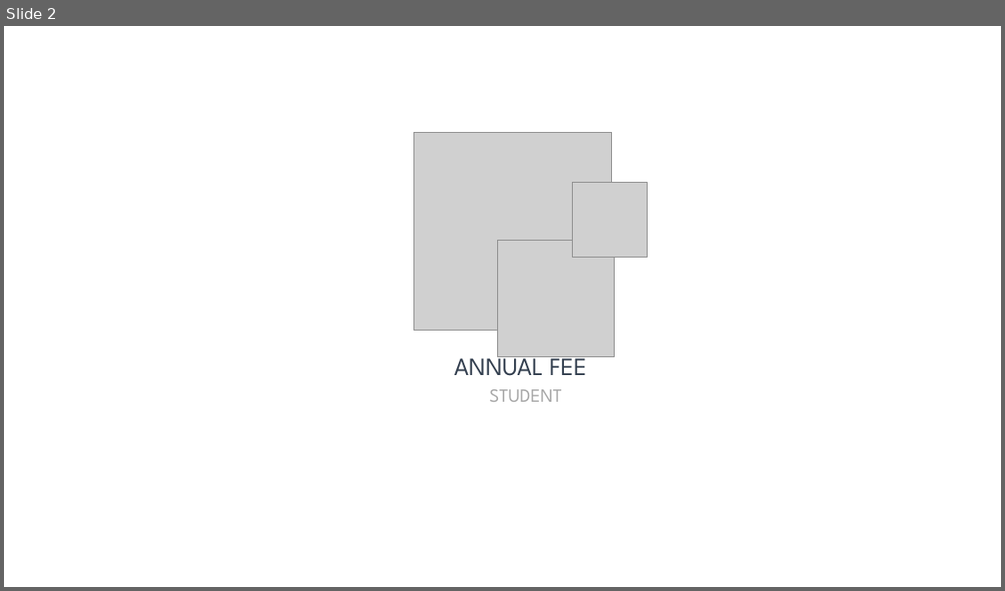
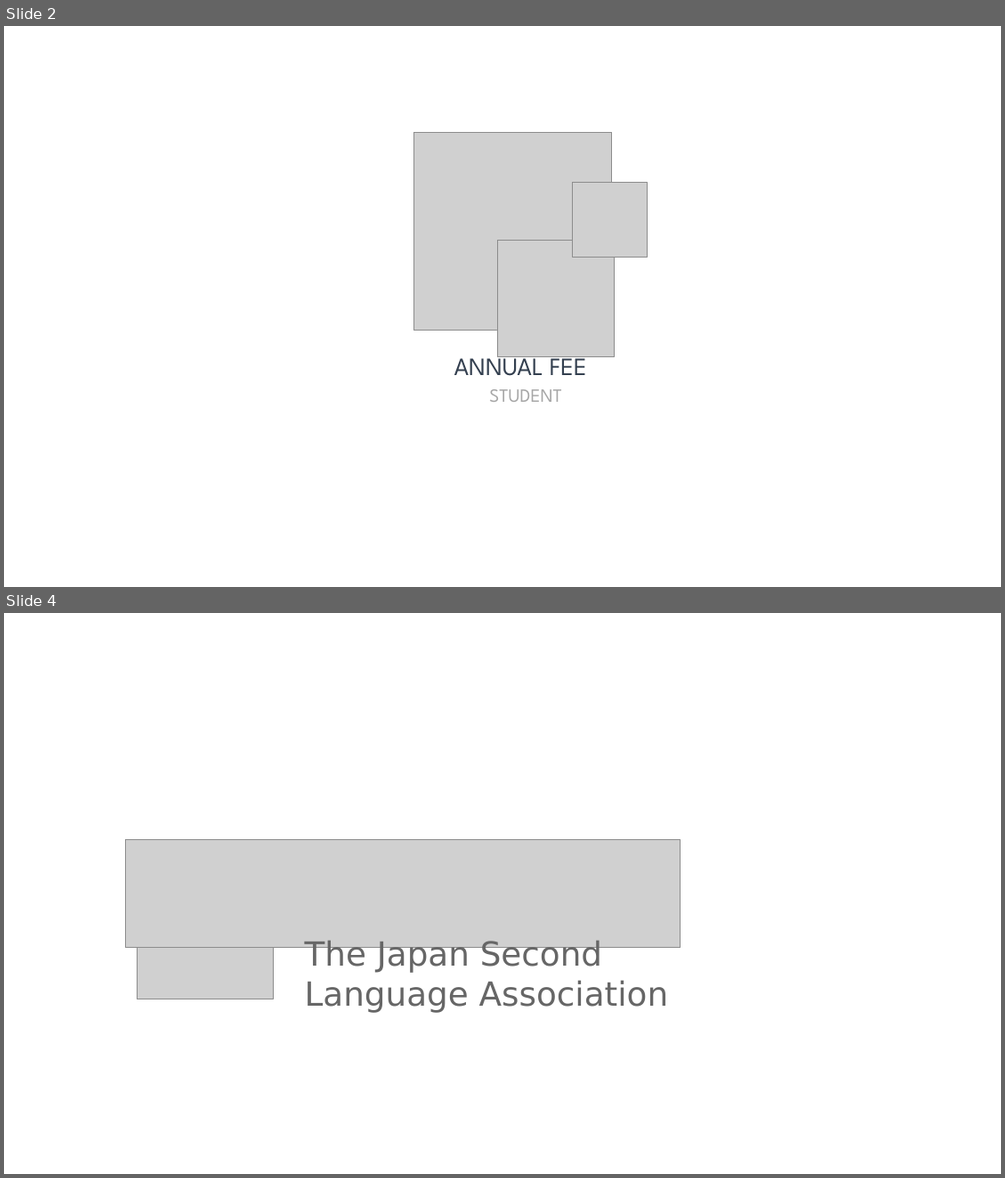
Before and after one commit to yusukehaneda/jsla_html, a slide deck: 図形描写用.pptx. Shown one above the other, each under a label of ours: slide 2 before the commit, slides 2 and 4 after it; the slides between them are not shown. The pictures are 1005x591 and 1005x1178 pixels, drawn with LibreOffice and Linux fonts; fonts in the diff are those of the drawing; grey boxes stand for pictures. Boxes give left, top, right and bottom in pixels: in the first picture for what was removed or moved away, otherwise in the second. Text is boxed around its words. In the diff, an @@ line names an element or a change of style, - is before the commit and + after.

```diff
--- a/図形描写用.pptx
+++ b/図形描写用.pptx
@@ slide 4 added at [4, 613, 1001, 1174], background #FFFFFF @@
@@ picture added at [126, 840, 680, 948] @@
@@ picture added at [138, 948, 273, 998] @@
@@ text added at [305, 939, 668, 1013], 32 pt, text #666666 @@
+The Japan Second
+Language Association
```
Also in this commit, not shown: 1 other slide added, 4 other files.
